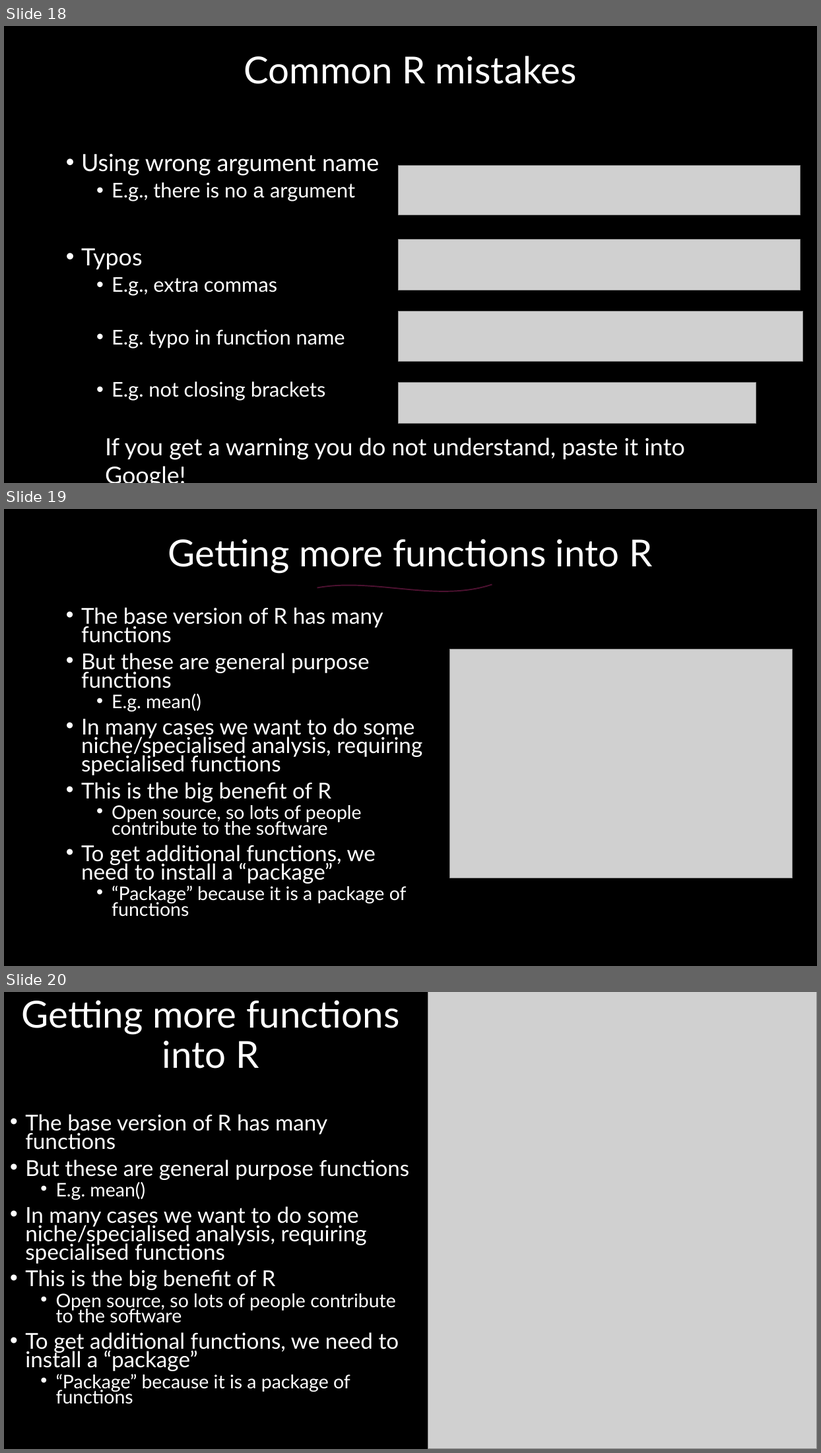
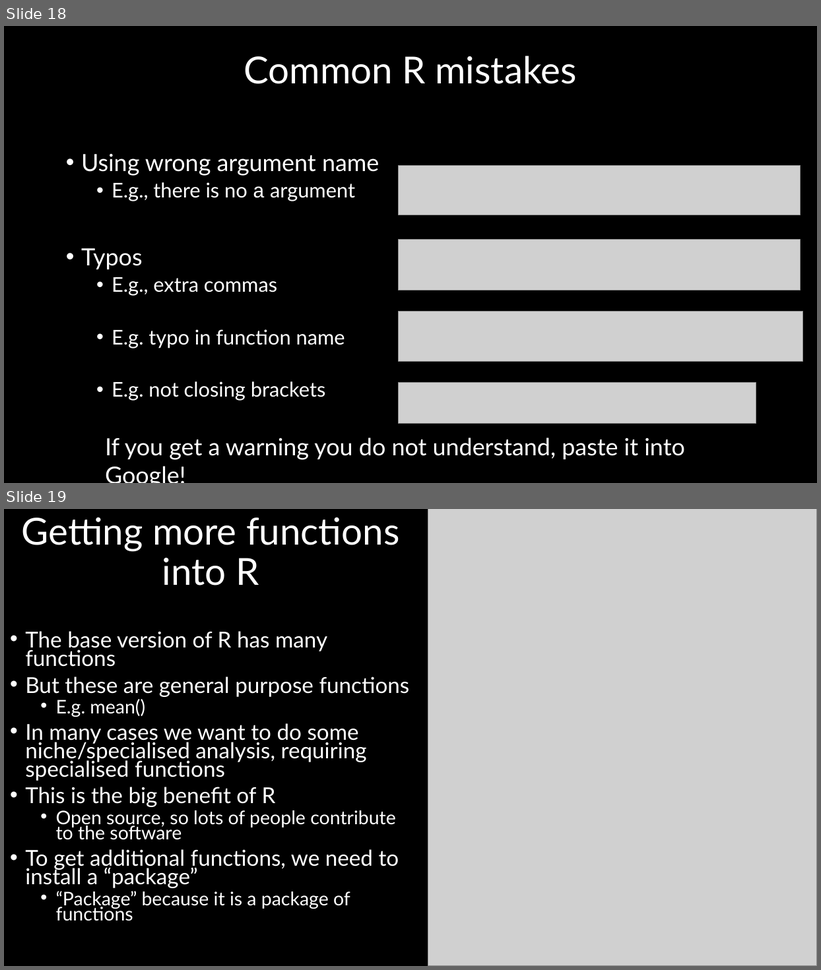
Before and after one commit to DeonRoos/stats-for-biologists, a slide deck: Lectures/Lecture 02.2 - R.pptx. Shown one above the other, each under a label of ours: slides 18, 19 and 20 before the commit, slides 18 and 19 after it. The pictures are 821x1453 and 821x970 pixels, drawn with LibreOffice and Linux fonts; fonts in the diff are those of the drawing; grey boxes stand for pictures. Boxes give left, top, right and bottom in pixels: in the first picture for what was removed or moved away, otherwise in the second. Text is boxed around its words. In the diff, an @@ line names an element or a change of style, - is before the commit and + after.

```diff
--- a/Lectures/Lecture 02.2 - R.pptx
+++ b/Lectures/Lecture 02.2 - R.pptx
@@ slide 19 removed at <box>4,509,817,966</box>, background #000000 @@
@@ title removed at <box>168,539,652,573</box> @@
-Getting more functions into R
@@ freeform shape removed at <box>318,585,492,592</box> @@
@@ text removed at <box>81,607,422,917</box> @@
-• The base version of R has many functions
-• But these are general purpose functions
-  • E.g. mean()
-• In many cases we want to do some niche/specialised analysis, requiring specialised functions
-• This is the big benefit of R
-  • Open source, so lots of people contribute to the software
-• To get additional functions, we need to install a “package”
-  • “Package” because it is a package of functions
@@ picture removed at <box>450,650,793,878</box> @@
@@ what was slide 20 is now slide 19 @@
```
Also in this commit, not shown: 1 slide changed, 3 slides added, 3 other slides removed, 12 other files.
